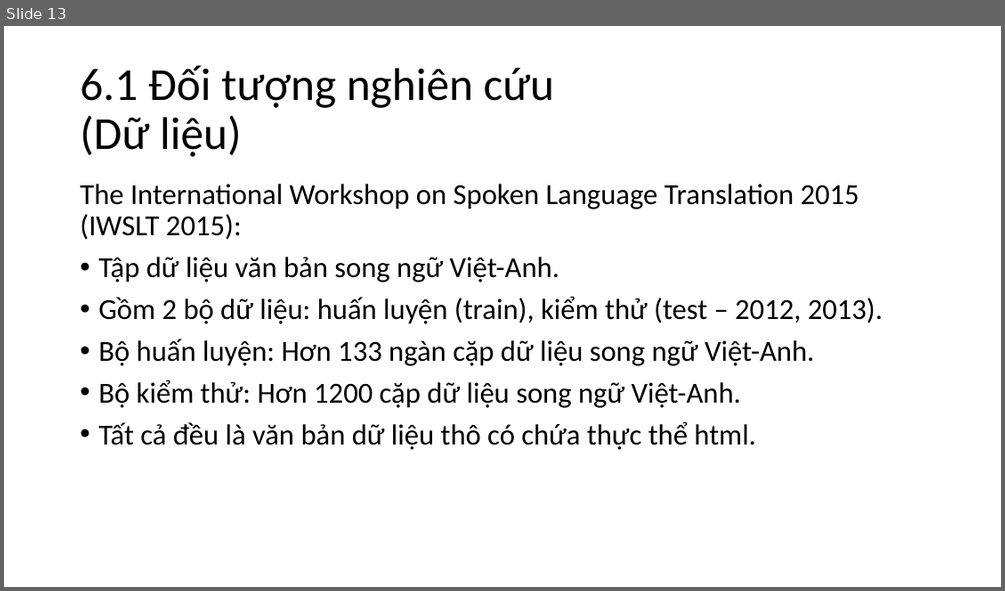
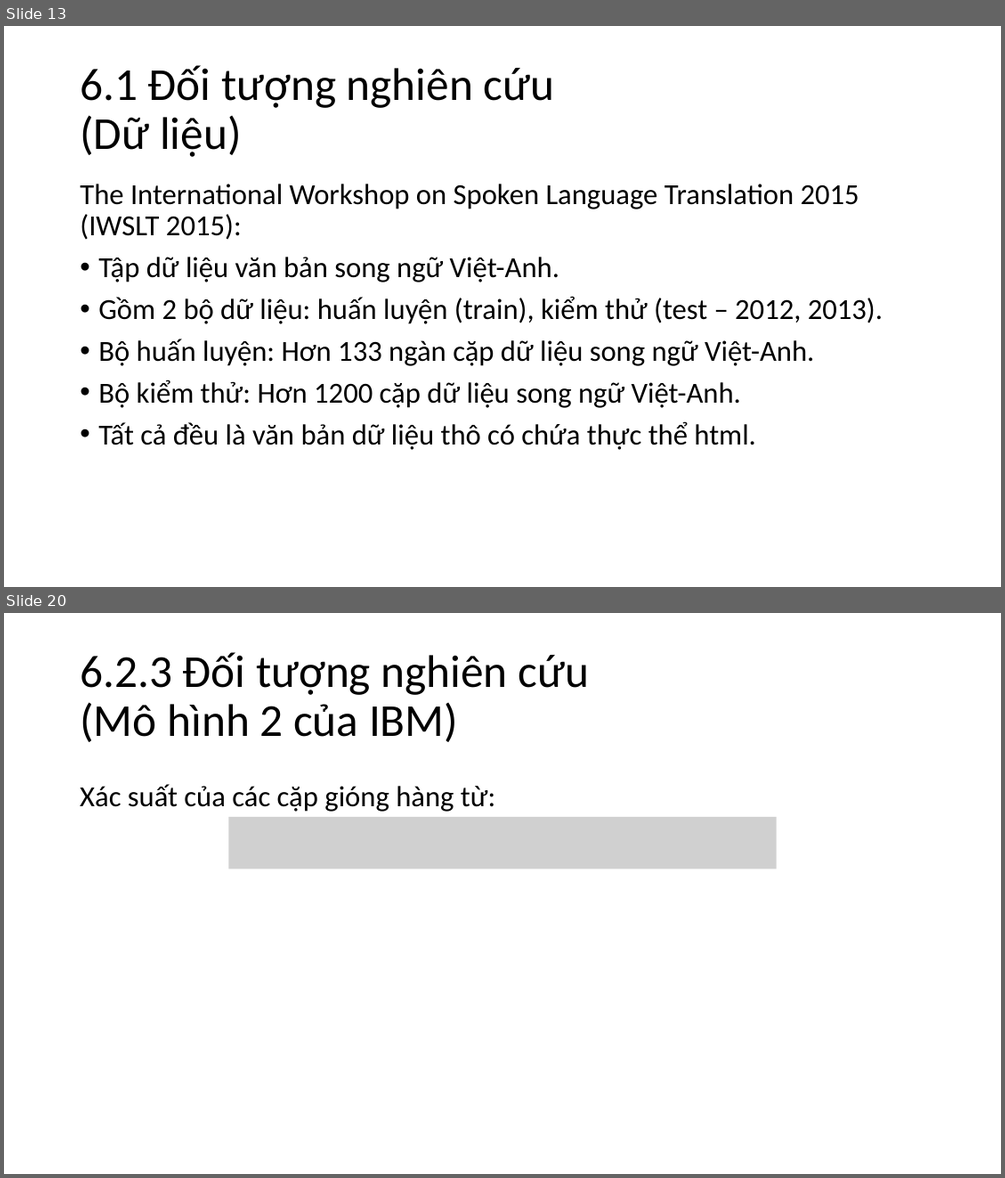
Before and after one commit to nguyenduyhanlam/Improving-Vietnamese-English-neural-machine-translation-with-guiding-word-alignments, a slide deck: dcct.pptx. Shown one above the other, each under a label of ours: slide 13 before the commit, slides 13 and 20 after it; the slides between them are not shown. The pictures are 1005x591 and 1005x1178 pixels, drawn with LibreOffice and Linux fonts; fonts in the diff are those of the drawing; grey boxes stand for pictures. Boxes give left, top, right and bottom in pixels: in the first picture for what was removed or moved away, otherwise in the second. Text is boxed around its words. In the diff, an @@ line names an element or a change of style, - is before the commit and + after.

```diff
--- a/dcct.pptx
+++ b/dcct.pptx
@@ slide 20 added at (x1=4, y1=613, x2=1001, y2=1174), background #FFFFFF @@
@@ title added at (x1=80, y1=652, x2=590, y2=742), 44 pt, text #000000 @@
+6.2.3 Đối tượng nghiên cứu
+(Mô hình 2 của IBM)
@@ text added at (x1=80, y1=784, x2=495, y2=811), 28 pt, text #000000 @@
+Xác suất của các cặp gióng hàng từ:
@@ picture added at (x1=228, y1=817, x2=776, y2=868) @@
```
Also in this commit, not shown: 6 slides changed, 12 other slides added.
